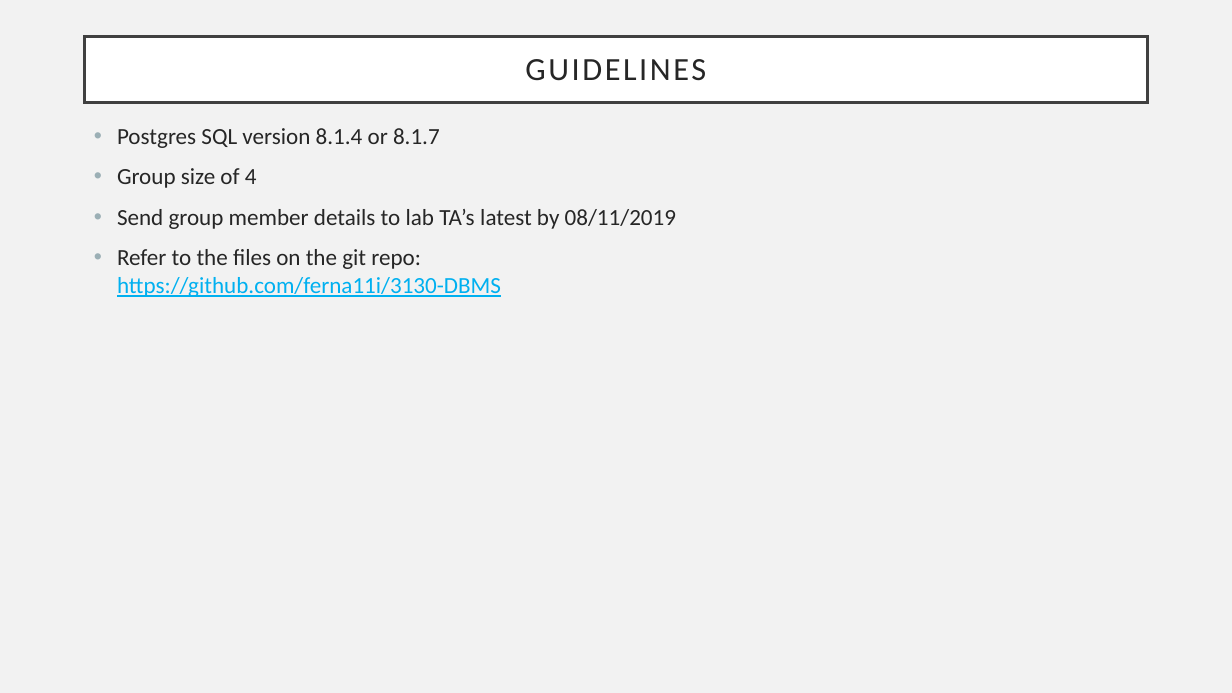
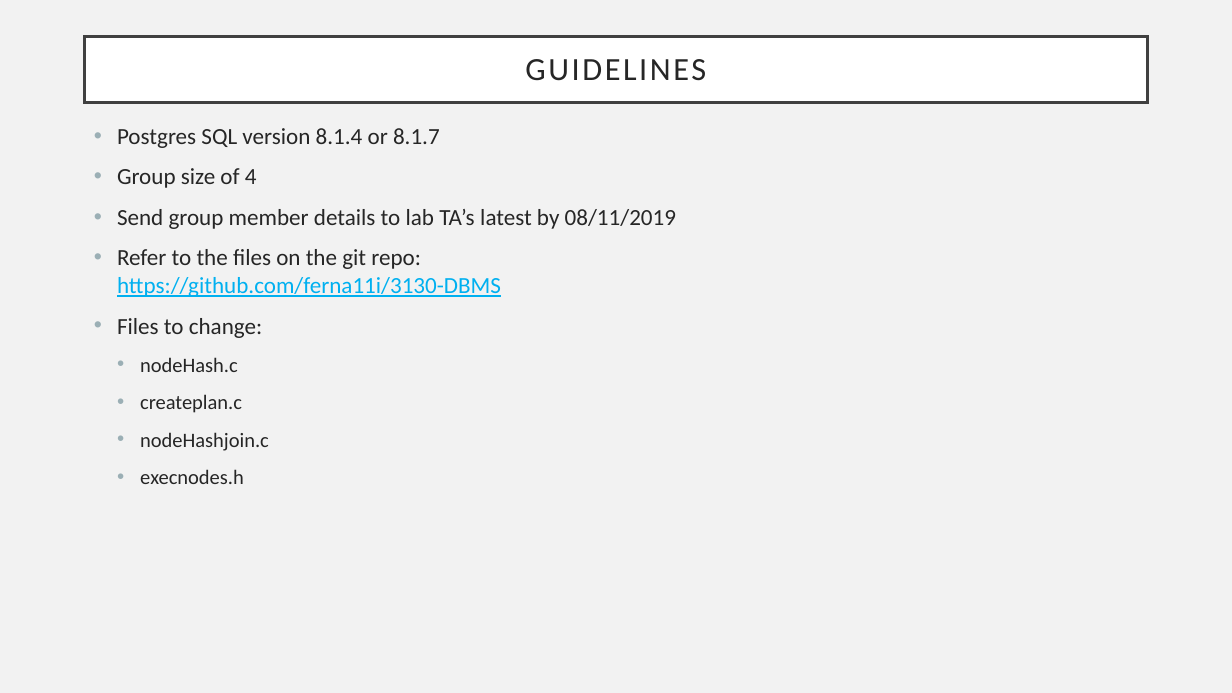
Before and after one commit to jfern-1084/3130-DBMS, a slide deck: slide 4 of Labs/Lab 7/Project.pptx. Drawn at 1232x693 pixels with LibreOffice and Linux fonts; fonts in the diff are those of the drawing. Boxes give left, top, right and bottom in pixels: in the first picture for what was removed or moved away, otherwise in the second. Text is boxed around its words. In the diff, an @@ line names an element or a change of style, - is before the commit and + after.

Commit message:
Project updates

```diff
--- a/Labs/Lab 7/Project.pptx
+++ b/Labs/Lab 7/Project.pptx
@@ text at (117, 318, 269, 484): paragraphs added @@
+• Files to change:
+  • nodeHash.c
+  • createplan.c
+  • nodeHashjoin.c
+  • execnodes.h
```
